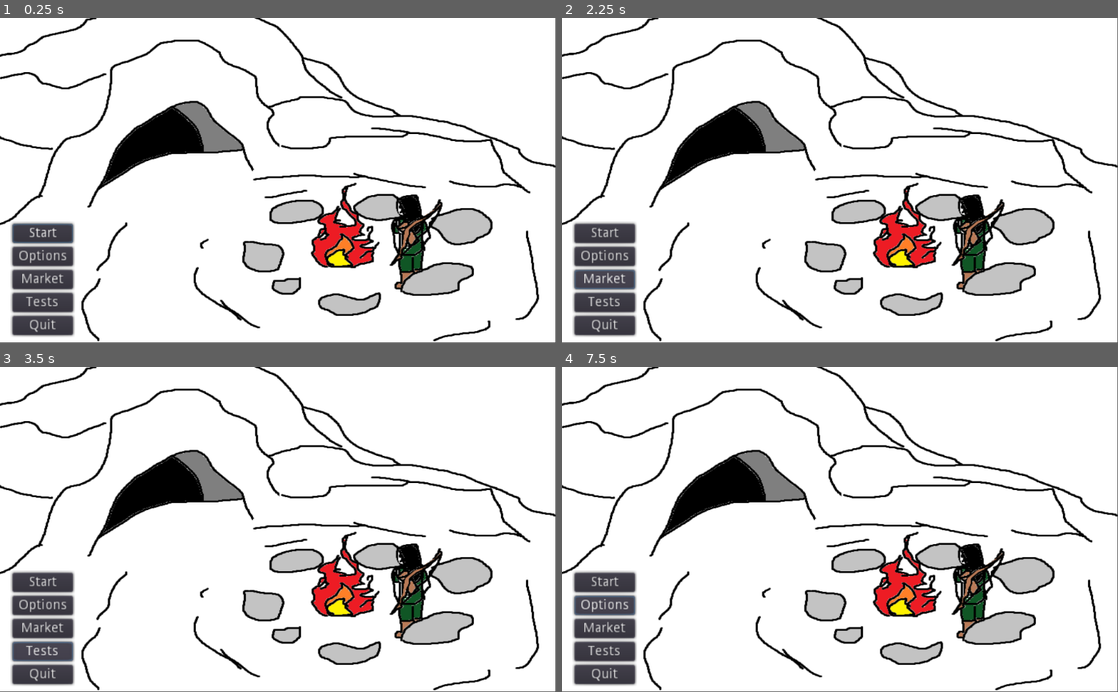
Above: before the commit, frames 1-4 (two rows, left to right).
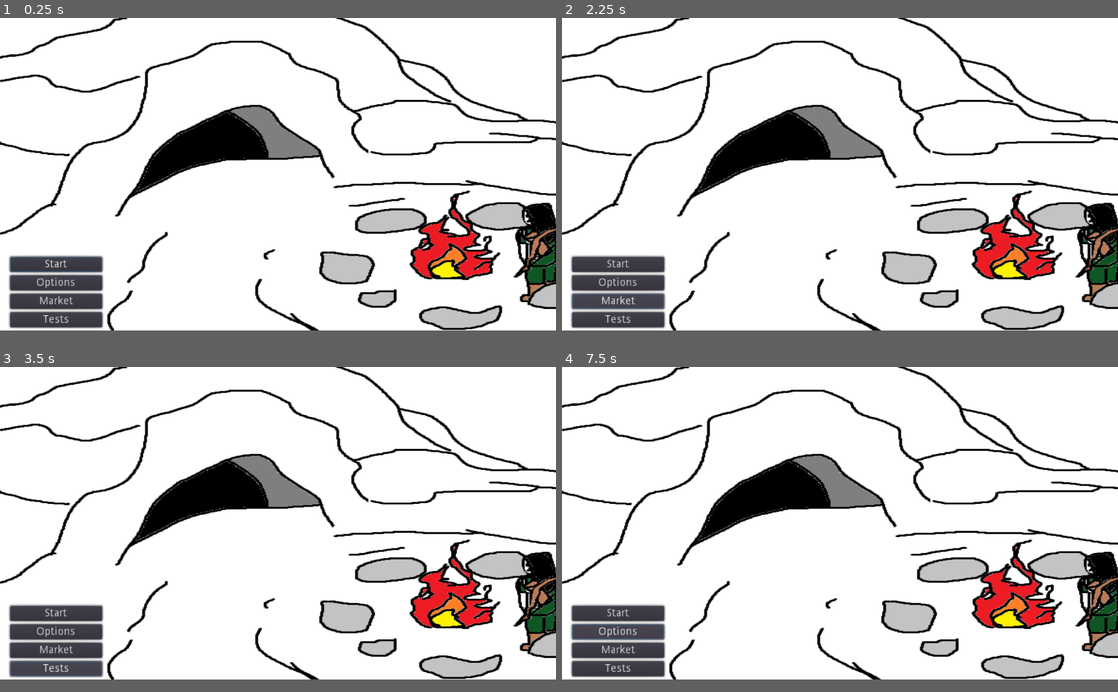
Above: after the commit, the same moments.

Repository: rwyndrum4/MENDAX
Game: Godot game, scene res://Game.tscn
Two runs of this game, one before a commit and one after it. Both use one fixed random seed, a clock stepped at 60 frames per second and the inputs below. The project has no main scene, so this scene is started directly.
Inputs:
- Up to frame 1 (0.25 s): no input
- Up to frame 2 (2.25 s): click "Start" at 0.5 s; click "Start" at 1.25 s; click "Market" at 2 s
- Up to frame 3 (3.5 s): click "Tests" at 2.75 s
- Up to frame 4 (7.5 s): click "Market" at 3.5 s; click "Tests" at 4.25 s; click "Start" at 5 s; click "Market" at 5.75 s; click "Tests" at 6.5 s; click "Options" at 7.25 s
The window is 800x468 before the commit and 800x450 after it. Grey fills any space a smaller window leaves; there, only what the larger window draws over its background counts as a difference.

The runs differ from the first frame. In frame 1, 29% of the frame differs, in the area x 0-100%, y 0-100%; in frame 2, 29%; in frame 3, 29%; in frame 4, 29%.

Commit message:
Checkpoint

Diff:
--- a/game/Game.tscn
+++ b/game/Game.tscn
@@ -9,22 +9,23 @@
 script = ExtResource( 1 )
 
 [node name="TextureRect" type="TextureRect" parent="."]
-margin_right = 777.0
-margin_bottom = 551.0
+margin_right = 1280.0
+margin_bottom = 720.0
 rect_scale = Vector2( 1.31642, 1.08664 )
 texture = ExtResource( 2 )
+stretch_mode = 1
 
 [node name="VBoxContainer" type="VBoxContainer" parent="."]
 anchor_top = 1.0
 anchor_bottom = 1.0
 margin_left = 23.0
-margin_top = -220.0
-margin_right = 86.0
-margin_bottom = -104.0
+margin_top = -170.0
+margin_right = 143.0
+margin_bottom = -48.0
 rect_scale = Vector2( 1.77124, 1.77124 )
 
 [node name="Start" type="Button" parent="VBoxContainer"]
-margin_right = 63.0
+margin_right = 120.0
 margin_bottom = 20.0
 rect_pivot_offset = Vector2( -644, -266 )
 focus_neighbour_top = NodePath("../Quit")
@@ -32,26 +33,26 @@
 
 [node name="Options" type="Button" parent="VBoxContainer"]
 margin_top = 24.0
-margin_right = 63.0
+margin_right = 120.0
 margin_bottom = 44.0
 text = "Options"
 
 [node name="Market" type="Button" parent="VBoxContainer"]
 margin_top = 48.0
-margin_right = 63.0
+margin_right = 120.0
 margin_bottom = 68.0
 rect_pivot_offset = Vector2( -644, -266 )
 text = "Market"
 
 [node name="Tests" type="Button" parent="VBoxContainer"]
 margin_top = 72.0
-margin_right = 63.0
+margin_right = 120.0
 margin_bottom = 92.0
 text = "Tests"
 
 [node name="Quit" type="Button" parent="VBoxContainer"]
 margin_top = 96.0
-margin_right = 63.0
+margin_right = 120.0
 margin_bottom = 116.0
 focus_neighbour_bottom = NodePath("../Start")
 text = "Quit"
--- /dev/null
+++ b/game/Scenes/startArea.tscn
@@ -0,0 +1,12 @@
+[gd_scene load_steps=2 format=2]
+
+[ext_resource path="res://Assets/menu_bg_empty.png" type="Texture" id=1]
+
+[node name="startArea" type="Node2D"]
+
+[node name="BackDrop" type="TextureRect" parent="."]
+margin_right = 40.0
+margin_bottom = 40.0
+texture = ExtResource( 1 )
+expand = true
+stretch_mode = 1
--- a/game/project.godot
+++ b/game/project.godot
@@ -17,7 +17,12 @@
 Jason Truong
 Ben Moeller
 Mohit Garg"
-config/icon="res://icon.png"
+config/icon="res://Assets/icon.png"
+
+[display]
+
+window/size/width=1280
+window/size/height=720
 
 [gui]
 
@@ -32,4 +37,5 @@
 quality/driver/driver_name="GLES2"
 vram_compression/import_etc=true
 vram_compression/import_etc2=false
+environment/default_clear_color=Color( 0.122833, 0.157578, 0.179688, 1 )
 environment/default_environment="res://default_env.tres"
Not shown, added: game/Assets/example_archer_idle_left.png.import
Not shown, added: game/Assets/example_archer_idle_right.png.import
Renamed: game/icon.png -> game/Assets/icon.png
Not shown, added: game/Assets/icon.png.import
Binary file added: game/Assets/menu_bg_empty.png
Not shown, changed: game/Assets/menu_bg_empty.png.import
Renamed: game/MainMenu.tscn -> game/Scenes/MainMenu.tscn
